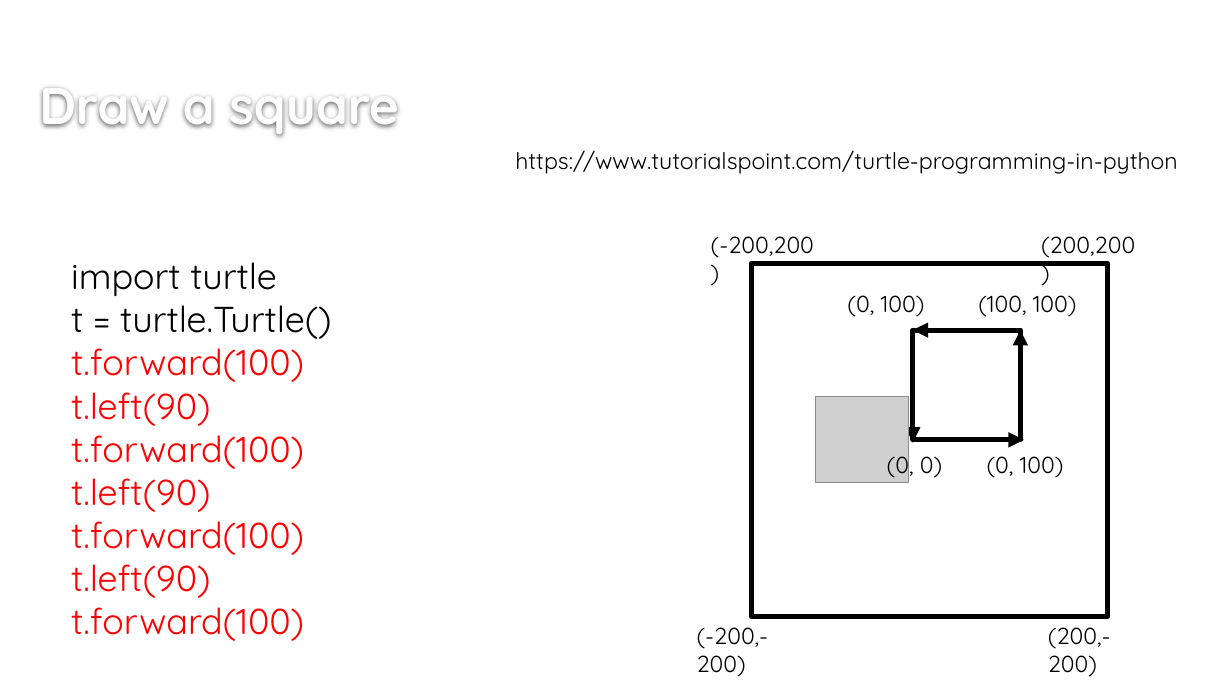
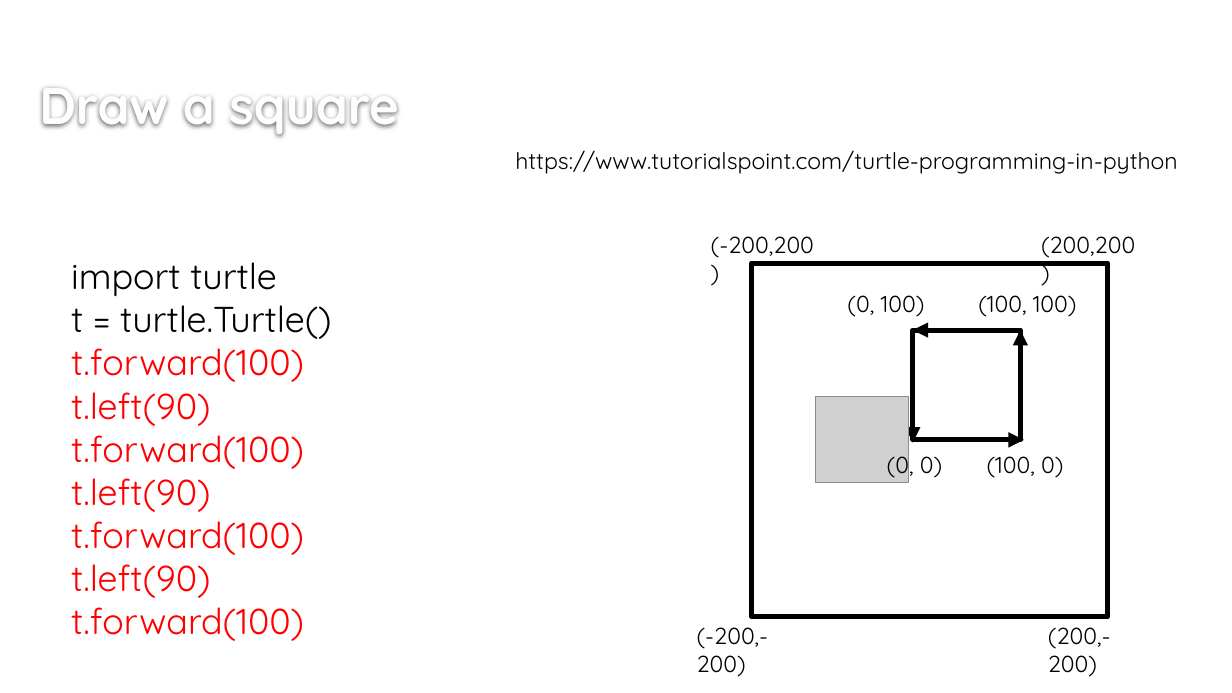
Before and after one commit to bigbrainacademy/python4kids, a slide deck: slide 8 of lec02/lec02_Turtle.pptx. Drawn at 1232x693 pixels with LibreOffice and Linux fonts; fonts in the diff are those of the drawing; grey boxes stand for pictures; background and template pictures are left out. Boxes give left, top, right and bottom in pixels: in the first picture for what was removed or moved away, otherwise in the second. Text is boxed around its words. In the diff, an @@ line names an element or a change of style, - is before the commit and + after.

```diff
--- a/lec02/lec02_Turtle.pptx
+++ b/lec02/lec02_Turtle.pptx
@@ text at bbox=[987, 456, 1063, 478]: text changed @@
-(0, 100)
+(100, 0)
```
Also in this commit, not shown: 2 other slides changed, 3 other files.
